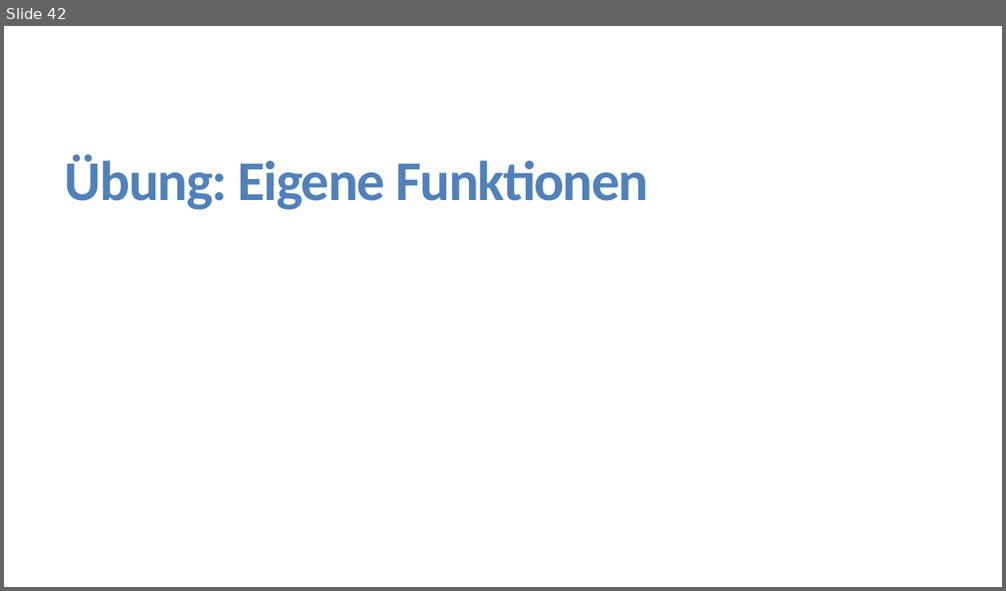
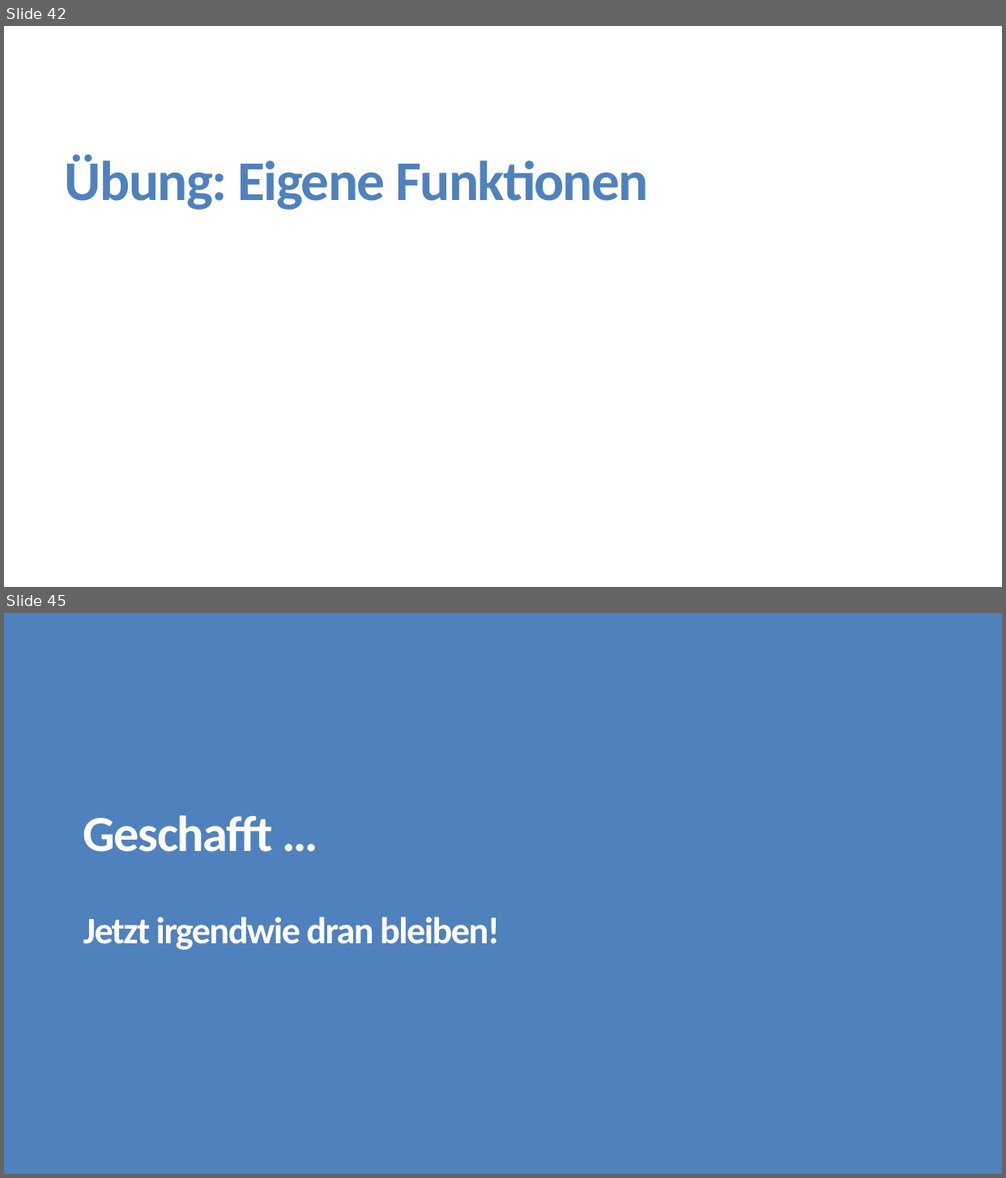
Before and after one commit to FlorianKeppeler/RKurs, a slide deck: Präsentationen/Einführung in R.pptx. Shown one above the other, each under a label of ours: slide 42 before the commit, slides 42 and 45 after it; the slides between them are not shown. The pictures are 1006x591 and 1006x1178 pixels, drawn with LibreOffice and Linux fonts; fonts in the diff are those of the drawing. Boxes give left, top, right and bottom in pixels: in the first picture for what was removed or moved away, otherwise in the second. Text is boxed around its words. In the diff, an @@ line names an element or a change of style, - is before the commit and + after.

```diff
--- a/Präsentationen/Einführung in R.pptx
+++ b/Präsentationen/Einführung in R.pptx
@@ slide 45 added at bbox=[4, 613, 1002, 1174], background #4F81BD @@
@@ title added at bbox=[83, 815, 500, 950], 36 pt, text #FFFFFF, bold @@
+Geschafft …
+Jetzt irgendwie dran bleiben!
```
Also in this commit, not shown: 2 other slides added, 5 slides removed, 49 other files.
